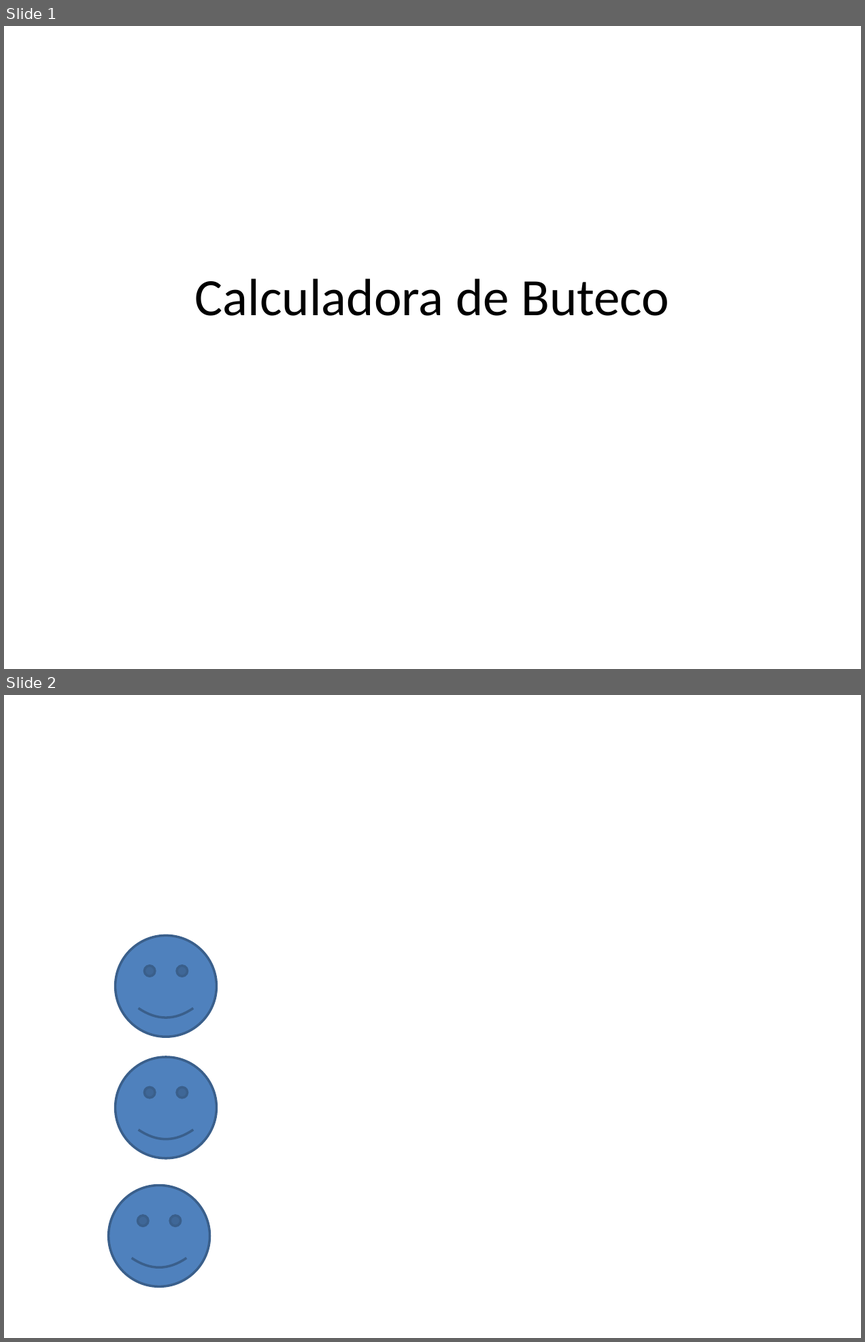
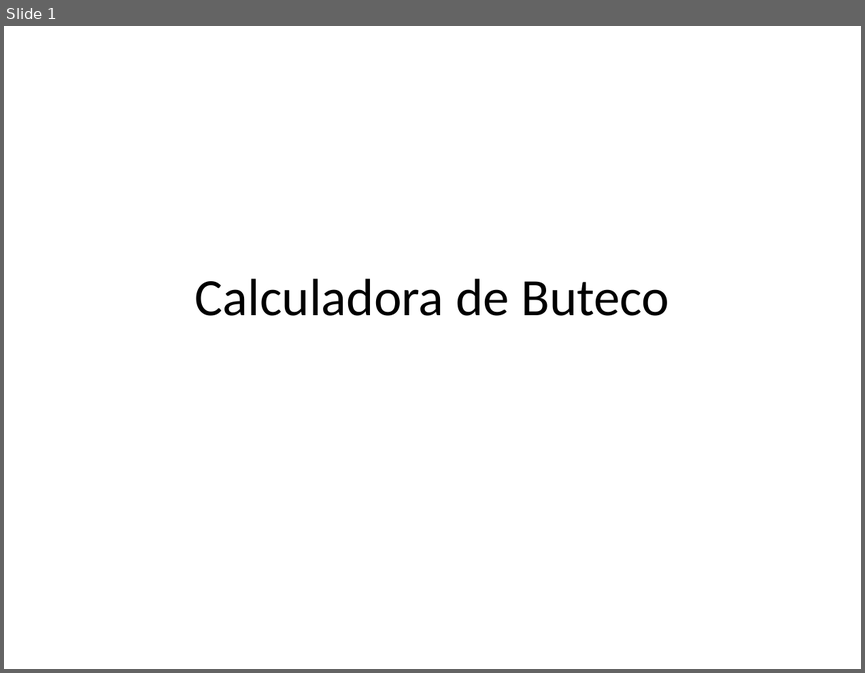
Before and after one commit to betito/proj-beto-rara, a slide deck: ButecoCalc/Calculadora de Buteco.pptx. Shown one above the other, each under a label of ours: slides 1 and 2 before the commit, slide 1 after it. The pictures are 865x1342 and 865x673 pixels, drawn with LibreOffice and Linux fonts; fonts in the diff are those of the drawing. Boxes give left, top, right and bottom in pixels: in the first picture for what was removed or moved away, otherwise in the second. Text is boxed around its words. In the diff, an @@ line names an element or a change of style, - is before the commit and + after.

```diff
--- a/ButecoCalc/Calculadora de Buteco.pptx
+++ b/ButecoCalc/Calculadora de Buteco.pptx
@@ slide 2 removed at [4,695,861,1338], background #FFFFFF @@
@@ smiley face removed at [116,936,216,1037] @@
@@ smiley face removed at [116,1057,216,1157] @@
@@ smiley face removed at [109,1185,209,1286] @@
```
Also in this commit, not shown: 4 slides added.
